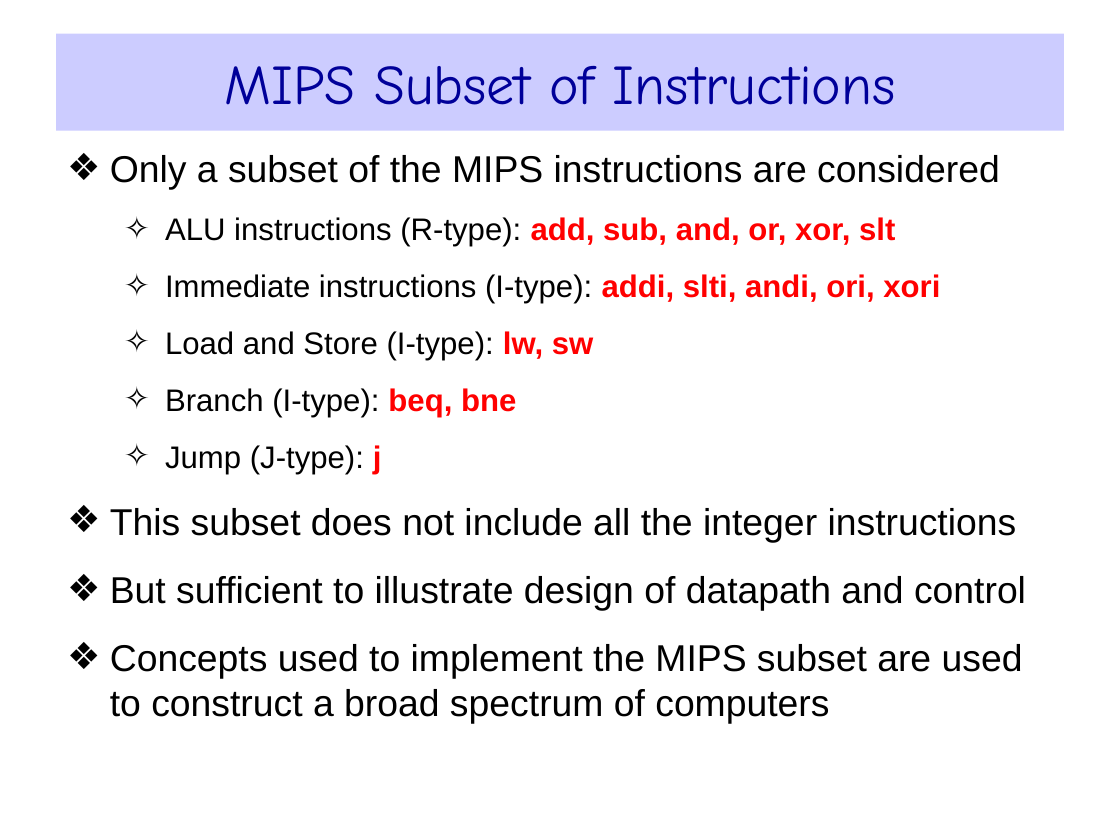
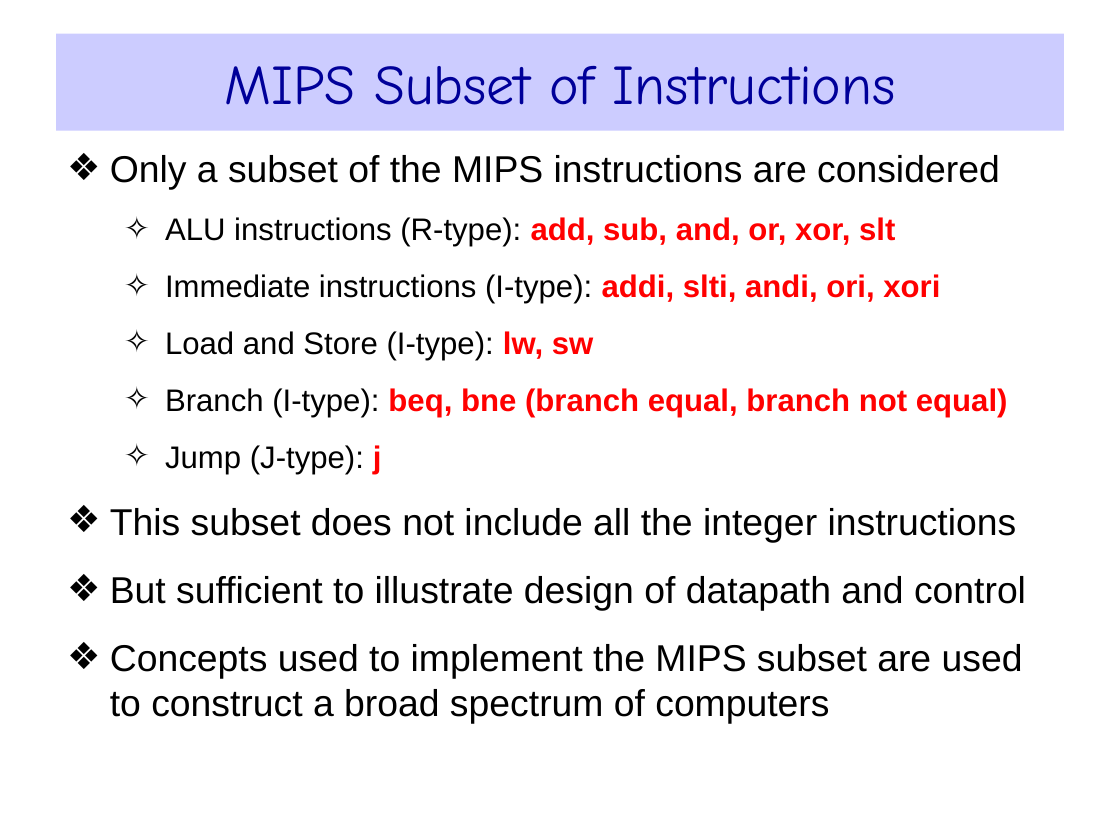
Before and after one commit to afozbek/2019-Bahar, a slide deck: slide 6 of Bilgisayar-Mimarisi-Slaytlar/Bolum_4_SingleCycleProcessor.ppt. Drawn at 1120x840 pixels with LibreOffice and Linux fonts; fonts in the diff are those of the drawing. Boxes give left, top, right and bottom in pixels: in the first picture for what was removed or moved away, otherwise in the second. Text is boxed around its words. In the diff, an @@ line names an element or a change of style, - is before the commit and + after.

```diff
--- a/Bilgisayar-Mimarisi-Slaytlar/Bolum_4_SingleCycleProcessor.ppt
+++ b/Bilgisayar-Mimarisi-Slaytlar/Bolum_4_SingleCycleProcessor.ppt
@@ text at [165,388,1008,417]: text changed; text colour #000000 to #FF0000; bold on @@
-  ✧ Branch (I-type): beq, bne
+  ✧ Branch (I-type): beq, bne (branch equal, branch not equal)
```
Also in this commit, not shown: 13 other slides changed, 3 other files.
